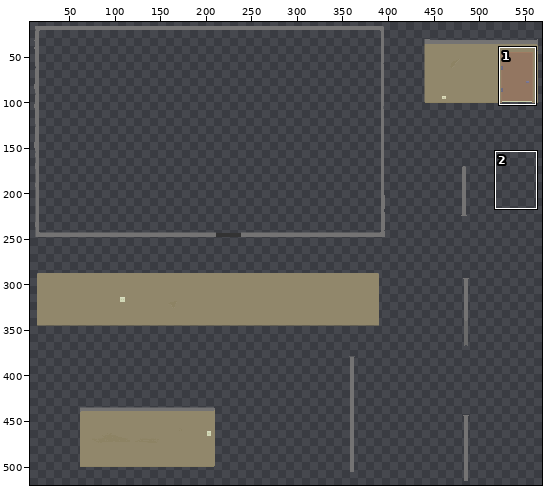
Edited in one commit: pixel-art file (Assets/art/hamilton/HamiltonEast/LApp/Exports/TopApartmentBuilding.aseprite). The picture above shows the old version from afar; the outline marks the close-up.
Close-up. As it was:
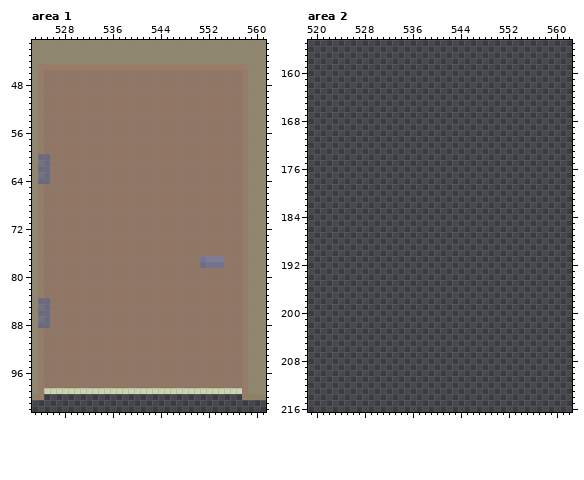
585x619 pixels, 1 frame. Colours within 5 levels of each other are drawn and written as one. Shown: area 1: x 523..561, y 41..102; area 2: x 519..562, y 155..216. The wide view leaves out empty margins.
The result:
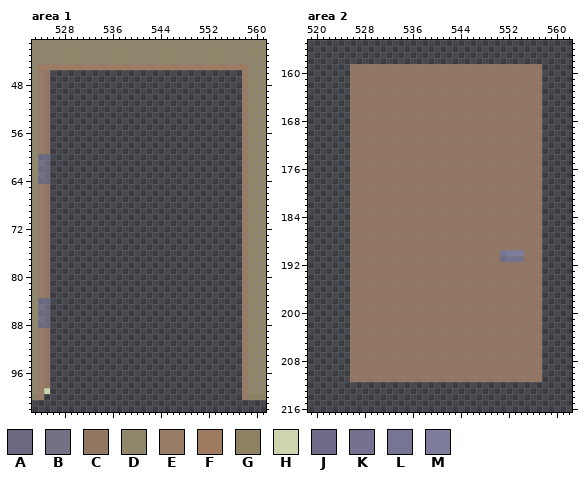
Palette (. is transparent): A #6b6980  B #737285  C #937661  D #91876b  E #997c66  F #9f7b62  G #8d8364  H #cdd4ae  J #6d6b88  K #74728e  L #777595  M #7e7c9b
Edits made:
Changed rows in their new state; - is an unchanged pixel.
Area 1:
first column x 526:
 46 ................................
 47 ................................
 48 ................................
 49 ................................
 50 ................................
 51 ................................
 52 ................................
 53 ................................
 54 ................................
 55 ................................
 56 ................................
 57 ................................
 58 ................................
 59 ................................
 60 ................................
 61 ................................
 62 ................................
 63 ................................
 64 ................................
 65 ................................
 66 ................................
 67 ................................
 68 ................................
 69 ................................
 70 ................................
 71 ................................
 72 ................................
 73 ................................
 74 ................................
 75 ................................
 76 ................................
 77 ................................
 78 ................................
 79 ................................
 80 ................................
 81 ................................
 82 ................................
 83 ................................
 84 ................................
 85 ................................
 86 ................................
 87 ................................
 88 ................................
 89 ................................
 90 ................................
 91 ................................
 92 ................................
 93 ................................
 94 ................................
 95 ................................
 96 ................................
 97 ................................
 98 ................................
 99 ................................
Area 2:
first column x 526:
159 CCCCCCCCCCCCCCCCCCCCCCCCCCCCCCCC
160 CCCCCCCCCCCCCCCCCCCCCCCCCCCCCCCC
161 CCCCCCCCCCCCCCCCCCCCCCCCCCCCCCCC
162 CCCCCCCCCCCCCCCCCCCCCCCCCCCCCCCC
163 CCCCCCCCCCCCCCCCCCCCCCCCCCCCCCCC
164 CCCCCCCCCCCCCCCCCCCCCCCCCCCCCCCC
165 CCCCCCCCCCCCCCCCCCCCCCCCCCCCCCCC
166 CCCCCCCCCCCCCCCCCCCCCCCCCCCCCCCC
167 CCCCCCCCCCCCCCCCCCCCCCCCCCCCCCCC
168 CCCCCCCCCCCCCCCCCCCCCCCCCCCCCCCC
169 CCCCCCCCCCCCCCCCCCCCCCCCCCCCCCCC
170 CCCCCCCCCCCCCCCCCCCCCCCCCCCCCCCC
171 CCCCCCCCCCCCCCCCCCCCCCCCCCCCCCCC
172 CCCCCCCCCCCCCCCCCCCCCCCCCCCCCCCC
173 CCCCCCCCCCCCCCCCCCCCCCCCCCCCCCCC
174 CCCCCCCCCCCCCCCCCCCCCCCCCCCCCCCC
175 CCCCCCCCCCCCCCCCCCCCCCCCCCCCCCCC
176 CCCCCCCCCCCCCCCCCCCCCCCCCCCCCCCC
177 CCCCCCCCCCCCCCCCCCCCCCCCCCCCCCCC
178 CCCCCCCCCCCCCCCCCCCCCCCCCCCCCCCC
179 CCCCCCCCCCCCCCCCCCCCCCCCCCCCCCCC
180 CCCCCCCCCCCCCCCCCCCCCCCCCCCCCCCC
181 CCCCCCCCCCCCCCCCCCCCCCCCCCCCCCCC
182 CCCCCCCCCCCCCCCCCCCCCCCCCCCCCCCC
183 CCCCCCCCCCCCCCCCCCCCCCCCCCCCCCCC
184 CCCCCCCCCCCCCCCCCCCCCCCCCCCCCCCC
185 CCCCCCCCCCCCCCCCCCCCCCCCCCCCCCCC
186 CCCCCCCCCCCCCCCCCCCCCCCCCCCCCCCC
187 CCCCCCCCCCCCCCCCCCCCCCCCCCCCCCCC
188 CCCCCCCCCCCCCCCCCCCCCCCCCCCCCCCC
189 CCCCCCCCCCCCCCCCCCCCCCCCCCCCCCCC
190 CCCCCCCCCCCCCCCCCCCCCCCCCLMMMCCC
191 CCCCCCCCCCCCCCCCCCCCCCCCCJKKKCCC
192 CCCCCCCCCCCCCCCCCCCCCCCCCCCCCCCC
193 CCCCCCCCCCCCCCCCCCCCCCCCCCCCCCCC
194 CCCCCCCCCCCCCCCCCCCCCCCCCCCCCCCC
195 CCCCCCCCCCCCCCCCCCCCCCCCCCCCCCCC
196 CCCCCCCCCCCCCCCCCCCCCCCCCCCCCCCC
197 CCCCCCCCCCCCCCCCCCCCCCCCCCCCCCCC
198 CCCCCCCCCCCCCCCCCCCCCCCCCCCCCCCC
199 CCCCCCCCCCCCCCCCCCCCCCCCCCCCCCCC
200 CCCCCCCCCCCCCCCCCCCCCCCCCCCCCCCC
201 CCCCCCCCCCCCCCCCCCCCCCCCCCCCCCCC
202 CCCCCCCCCCCCCCCCCCCCCCCCCCCCCCCC
203 CCCCCCCCCCCCCCCCCCCCCCCCCCCCCCCC
204 CCCCCCCCCCCCCCCCCCCCCCCCCCCCCCCC
205 CCCCCCCCCCCCCCCCCCCCCCCCCCCCCCCC
206 CCCCCCCCCCCCCCCCCCCCCCCCCCCCCCCC
207 CCCCCCCCCCCCCCCCCCCCCCCCCCCCCCCC
208 CCCCCCCCCCCCCCCCCCCCCCCCCCCCCCCC
209 CCCCCCCCCCCCCCCCCCCCCCCCCCCCCCCC
210 CCCCCCCCCCCCCCCCCCCCCCCCCCCCCCCC
211 CCCCCCCCCCCCCCCCCCCCCCCCCCCCCCCC
Where, in picture pixels (left, top, right, bottom), the same in both close-ups:
erased: (50, 70, 242, 394)
added: (350, 64, 542, 382)
